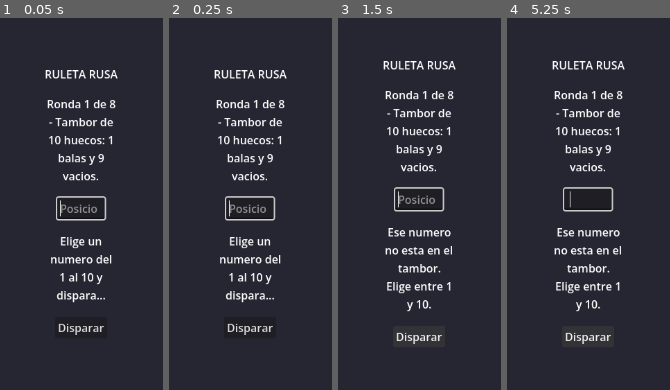
Above: before the commit, frames 1-4 (left to right).
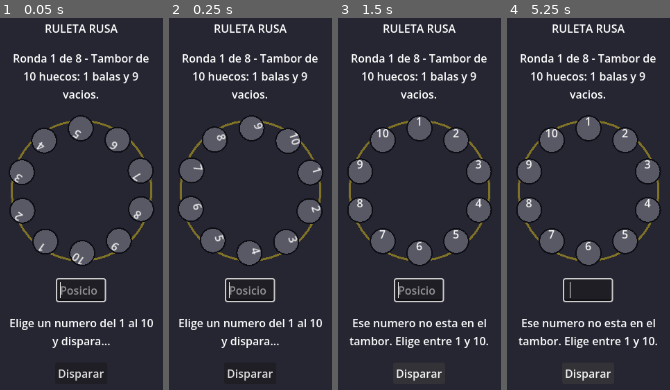
Above: after the commit, the same moments.

Repository: IzanVil/last-click-game
Game: Godot game, scene res://scenes/MainGame.tscn
Two runs of this game, one before a commit and one after it. Both use one fixed random seed, a clock stepped at 60 frames per second and the inputs below.
Inputs:
- Up to frame 1 (0.05 s): no input
- Up to frame 2 (0.25 s): no input
- Up to frame 3 (1.5 s): click "Disparar" at 0.5 s; click "Disparar" at 1.25 s
- Up to frame 4 (5.25 s): click "Disparar" at 2 s; tap Enter at 2.75, 4.25 s; tap Space at 3.5, 5 s

The runs differ from the first frame. In frame 1, 18% of the frame differs, in the area x 5-95%, y 1-98%; in frame 2, 18%; in frame 3, 19%, in the area x 6-95%, y 1-98%; in frame 4, 19%.

Commit message:
2d: anade vista visual del tambor (TamborView)
Sustituye el "Tambor de 10 huecos: X balas e Y vacios" puramente
textual por una corona de 10 huecos dibujada con _draw(), separada
en su propio Control/script (TamborView.gd) que no conoce reglas del
juego, igual que RuletaEstado no conoce la UI.

- preparar_ronda(): resetea los huecos a oculto al iniciar cada ronda.
- girar(): gira el tambor un numero entero de vueltas (Tween con ease
  out) antes de que el jugador dispare, solo de adorno.
- revelar(numero, es_bala): pinta el hueco elegido en rojo/verde con
  un pequeno pulso de escala, cuando llega impacto/click_seguro.

MainGame.gd solo conecta esas tres llamadas a las senales que ya
emitia RuletaEstado; no cambia ninguna regla del juego.

Verificado localmente replicando el smoke test de CI (Godot
4.7.2-stable headless: --import + --check-only sin SCRIPT ERROR/ERROR)
y con un script suelto que ejercita preparar_ronda/girar/revelar y
fuerza varios frames de _draw() con los tres estados de hueco.

Diff:
--- a/2d/MainGame.gd
+++ b/2d/MainGame.gd
@@ -12,6 +12,7 @@
 @onready var etiqueta_resultado: Label = $Centro/Columnas/Resultado
 @onready var etiqueta_instrucciones: Label = $Centro/Columnas/Instrucciones
 @onready var entrada_numero: LineEdit = $Centro/Columnas/EntradaNumero
+@onready var tambor: TamborView = $Centro/Columnas/Tambor
 
 const RuletaEstado := preload("res://RuletaEstado.gd")
 
@@ -43,6 +44,8 @@
 	etiqueta_resultado.text = "Elige un numero del 1 al 10 y dispara..."
 	entrada_numero.clear()
 	entrada_numero.grab_focus()
+	tambor.preparar_ronda(RuletaEstado.HUECOS)
+	tambor.girar()
 	print("\n--- RULETA RUSA - Ronda ", ronda, "/", RuletaEstado.RONDAS, " ---")
 	print("Balas: ", _estado.posiciones_bala, " / Vacios: 1-", RuletaEstado.HUECOS, " menos las balas.")
 
@@ -61,6 +64,7 @@
 		+ str(ronda) + "."
 	)
 	print("💥 BOOM. Perdiste en la ronda ", ronda, ". Bala en ", numero, ".")
+	tambor.revelar(numero, true)
 	_flash(COLOR_BOOM)
 	await get_tree().create_timer(2.0).timeout
 	_estado.iniciar_juego()
@@ -72,6 +76,7 @@
 		+ str(ronda) + "."
 	)
 	print("👉 Click. Sobreviviste a la ronda ", ronda, ".")
+	tambor.revelar(numero, false)
 	if ronda < RuletaEstado.RONDAS:
 		_flash(COLOR_CLICK)
 		await get_tree().create_timer(1.8).timeout
--- /dev/null
+++ b/2d/TamborView.gd
@@ -0,0 +1,93 @@
+extends Control
+class_name TamborView
+## Vista del tambor de la ruleta: dibuja los huecos en corona y anima el
+## giro y el revelado de un disparo. No conoce reglas del juego (rondas,
+## balas, condicion de victoria): solo pinta los estados que le pasa
+## MainGame.gd via preparar_ronda()/revelar().
+
+const RADIO_TAMBOR := 90.0
+const RADIO_HUECO := 18.0
+
+const COLOR_HUECO_OCULTO := Color(0.35, 0.35, 0.4, 1)
+const COLOR_HUECO_BALA := Color(0.85, 0.15, 0.15, 1)
+const COLOR_HUECO_VACIO := Color(0.2, 0.75, 0.35, 1)
+const COLOR_BORDE := Color(0.05, 0.05, 0.08, 1)
+const COLOR_TEXTO := Color(0.95, 0.95, 0.95, 1)
+const COLOR_ANILLO := Color(0.5, 0.45, 0.15, 1)
+
+enum EstadoHueco { OCULTO, VACIO, BALA }
+
+var _num_huecos := 10
+var _estados: Array[int] = []
+
+
+func _ready() -> void:
+	custom_minimum_size = Vector2((RADIO_TAMBOR + RADIO_HUECO) * 2, (RADIO_TAMBOR + RADIO_HUECO) * 2)
+	resized.connect(func(): pivot_offset = size / 2.0)
+	pivot_offset = size / 2.0
+
+
+## Resetea todos los huecos a "oculto" para una ronda nueva. Se llama al
+## recibir ronda_preparada, antes de que el jugador pueda disparar.
+func preparar_ronda(num_huecos: int) -> void:
+	_num_huecos = num_huecos
+	_estados.resize(num_huecos)
+	_estados.fill(EstadoHueco.OCULTO)
+	queue_redraw()
+
+
+## Gira el tambor un numero entero de vueltas (asi siempre se asienta con
+## los huecos en su sitio, aunque a mitad de giro se vea girar de verdad).
+## No decide el resultado: eso ya lo resolvio RuletaEstado antes de llamar
+## a revelar(). Es puro adorno para dar tension antes del disparo.
+func girar(duracion: float = 0.7) -> void:
+	var vueltas := 2 + randi_range(0, 2)
+	var tween := create_tween()
+	tween.set_trans(Tween.TRANS_CUBIC).set_ease(Tween.EASE_OUT)
+	tween.tween_property(self, "rotation", rotation + TAU * vueltas, duracion)
+	await tween.finished
+
+
+## Marca el hueco `numero` (1-indexado, como lo escribe el jugador) como
+## bala o vacio, y lo resalta con un pequeno "pulso" de escala.
+func revelar(numero: int, es_bala: bool) -> void:
+	var indice := numero - 1
+	if indice < 0 or indice >= _estados.size():
+		return
+	_estados[indice] = EstadoHueco.BALA if es_bala else EstadoHueco.VACIO
+	queue_redraw()
+
+	var tween := create_tween()
+	tween.tween_property(self, "scale", Vector2(1.15, 1.15), 0.08)
+	tween.tween_property(self, "scale", Vector2.ONE, 0.15)
+
+
+func _draw() -> void:
+	if _num_huecos <= 0:
+		return
+
+	var centro := size / 2.0
+	draw_arc(centro, RADIO_TAMBOR + RADIO_HUECO * 0.6, 0, TAU, 48, COLOR_ANILLO, 3.0)
+
+	var font := get_theme_default_font()
+	var font_size := 16
+
+	for i in range(_num_huecos):
+		var angulo := -PI / 2.0 + i * TAU / _num_huecos
+		var pos := centro + Vector2(cos(angulo), sin(angulo)) * RADIO_TAMBOR
+		var color := COLOR_HUECO_OCULTO
+		match _estados[i]:
+			EstadoHueco.BALA:
+				color = COLOR_HUECO_BALA
+			EstadoHueco.VACIO:
+				color = COLOR_HUECO_VACIO
+
+		draw_circle(pos, RADIO_HUECO, color)
+		draw_arc(pos, RADIO_HUECO, 0, TAU, 24, COLOR_BORDE, 2.0)
+
+		var texto := str(i + 1)
+		var text_size := font.get_string_size(texto, HORIZONTAL_ALIGNMENT_CENTER, -1, font_size)
+		draw_string(
+			font, pos - text_size / 2.0 + Vector2(0, text_size.y * 0.35),
+			texto, HORIZONTAL_ALIGNMENT_CENTER, -1, font_size, COLOR_TEXTO
+		)
--- a/2d/scenes/MainGame.tscn
+++ b/2d/scenes/MainGame.tscn
@@ -1,6 +1,7 @@
-[gd_scene load_steps=2 format=3 uid="uid://xtcyy3hwjjdg"]
+[gd_scene load_steps=3 format=3 uid="uid://xtcyy3hwjjdg"]
 
 [ext_resource type="Script" path="res://MainGame.gd" id="1_game"]
+[ext_resource type="Script" path="res://TamborView.gd" id="2_tambor"]
 
 [node name="MainGame" type="Control"]
 layout_mode = 3
@@ -44,6 +45,11 @@
 horizontal_alignment = 1
 autowrap_mode = 2
 
+[node name="Tambor" type="Control" parent="Centro/Columnas"]
+layout_mode = 2
+size_flags_horizontal = 4
+script = ExtResource("2_tambor")
+
 [node name="EntradaNumero" type="LineEdit" parent="Centro/Columnas"]
 layout_mode = 2
 tooltip_text = "Elige una posicion del 1 al 10"
Not shown, added: 2d/TamborView.gd.uid
